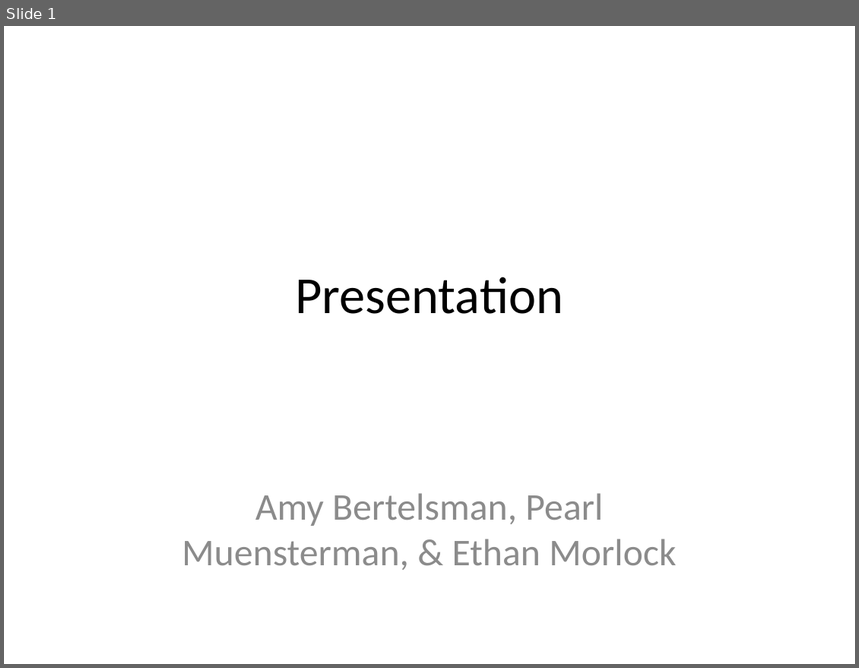
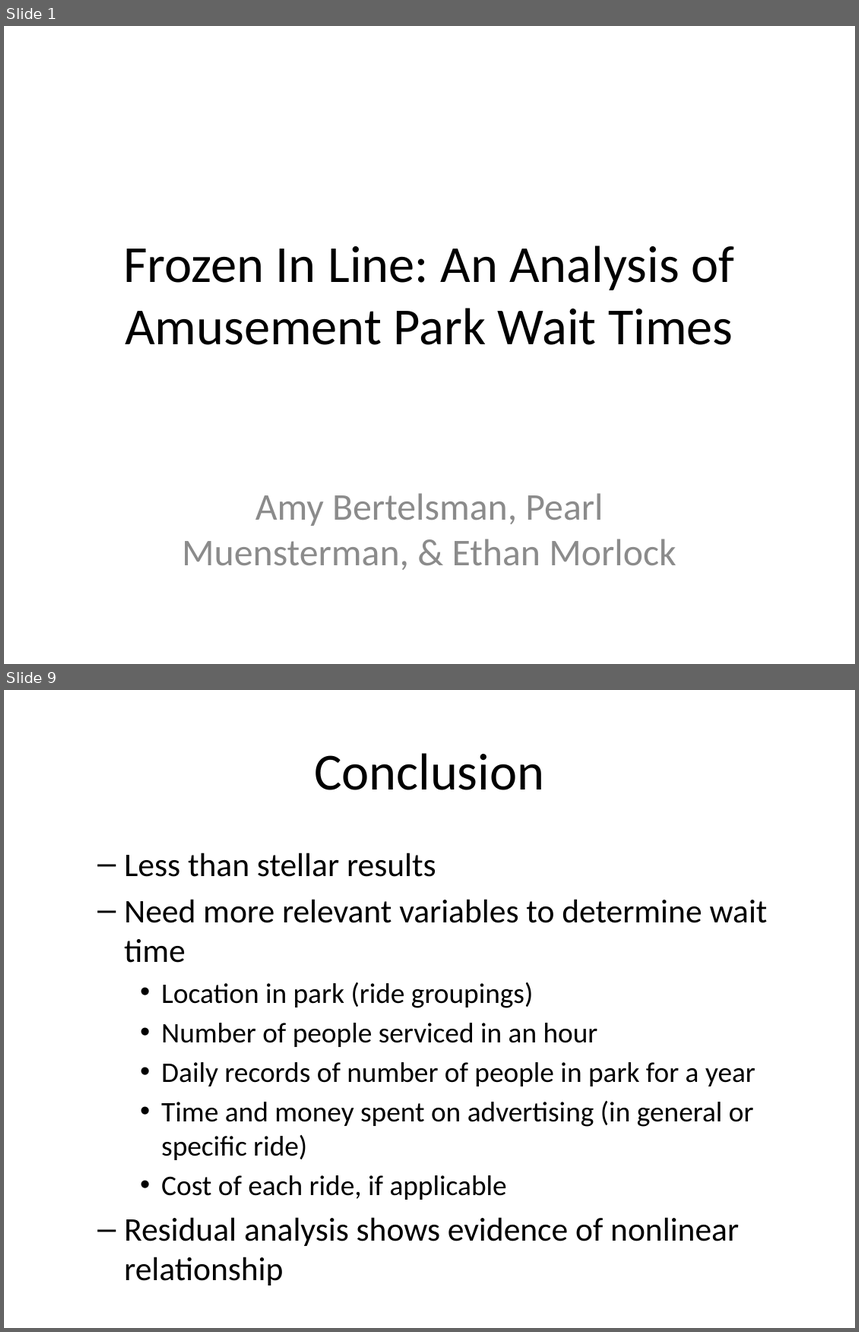
Before and after one commit to pearlmuensterman/Stat_361_Final_Project, a slide deck: Presentation.pptx. Shown one above the other, each under a label of ours: slide 1 before the commit, slides 1 and 9 after it; the slides between them are not shown. The pictures are 859x668 and 859x1332 pixels, drawn with LibreOffice and Linux fonts; fonts in the diff are those of the drawing. Boxes give left, top, right and bottom in pixels: in the first picture for what was removed or moved away, otherwise in the second. Text is boxed around its words. In the diff, an @@ line names an element or a change of style, - is before the commit and + after.

```diff
--- a/Presentation.pptx
+++ b/Presentation.pptx
@@ slide 9 added at box(4, 690, 855, 1328), background #FFFFFF @@
@@ title added at box(314, 753, 544, 790), 44 pt, text #000000 @@
+Conclusion
@@ text added at box(124, 853, 768, 1246), 24 pt, text #000000 @@
+  – Less than stellar results
+  – Need more relevant variables to determine wait time
+    • Location in park (ride groupings)
+    • Number of people serviced in an hour
+    • Daily records of number of people in park for a year
+    • Time and money spent on advertising (in general or specific ride)
+    • Cost of each ride, if applicable
+  – Residual analysis shows evidence of nonlinear relationship
@@ slide 1 changed as well @@
@@ title at box(123, 246, 734, 345): text changed @@
-Presentation
+Frozen In Line: An Analysis of Amusement Park Wait Times
```
Also in this commit, not shown: 7 other slides added, 4 slides removed, 1 other file.
